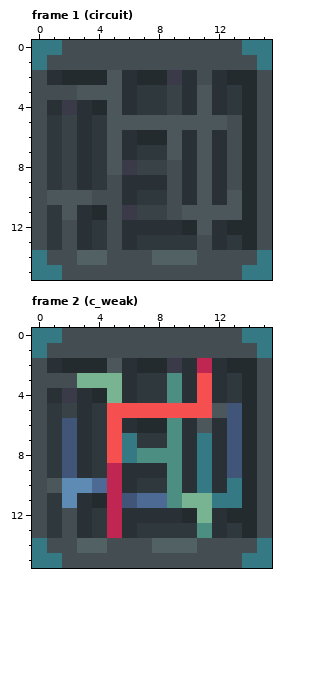
Two versions of one pixel-art file, public/assets/graphics/snek-boss-components.ase. The picture above was drawn from the file before the commit.
16x16 pixels, 10 frames. Colours within 5 levels of each other are drawn and written as one. Shown: frame 1 (circuit), frame 2 (c_weak). The commit also changed other frames, which this record leaves out.
After the commit:
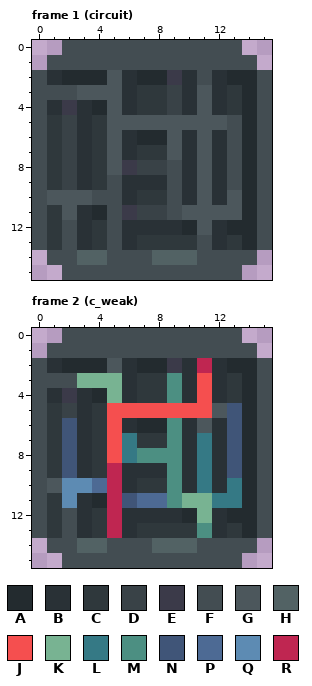
Palette (. is transparent): A #232b2f  B #293136  C #2f383c  D #394247  E #3b3a49  F #434d52  G #4c575c  H #526264  J #f54f4f  K #78b392  L #357985  M #4c8f82  N #405578  P #4d6a94  Q #5d8bb3  R #bf2651
Change:
layer "BG" now hidden
Frame 1 (circuit):
The author cleared colour L in row 0 at x 0 to 1 and 14 to 15; in row 1 at x 0 and 15; in row 14 at x 0 and 15; in row 15 at x 0 to 1 and 14 to 15.
Frame 2 (c_weak): the same change as frame 1 (circuit)
